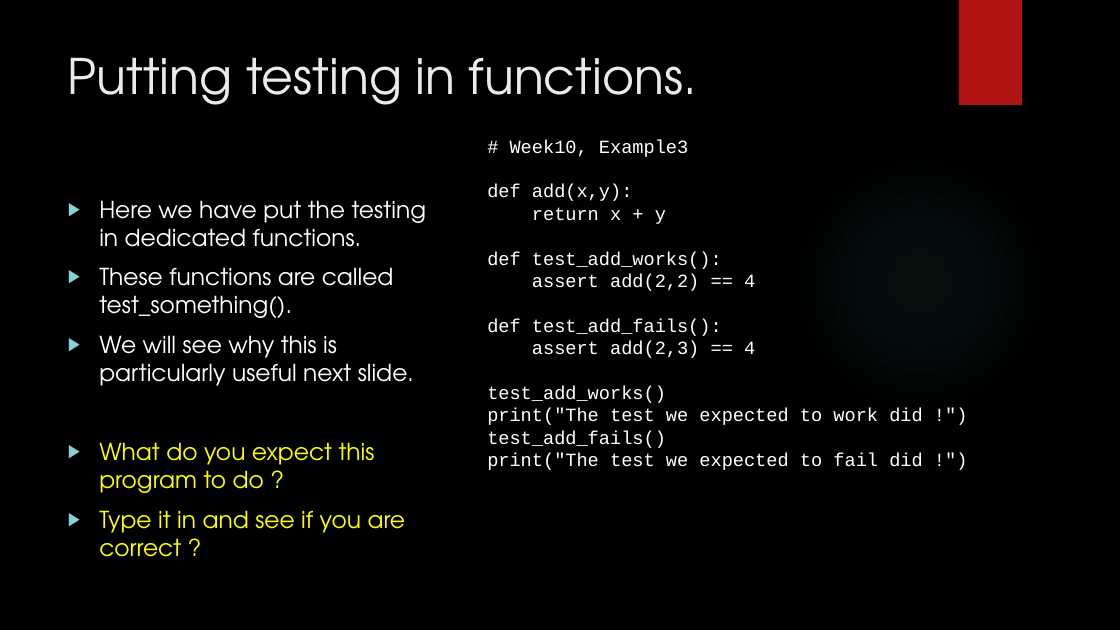
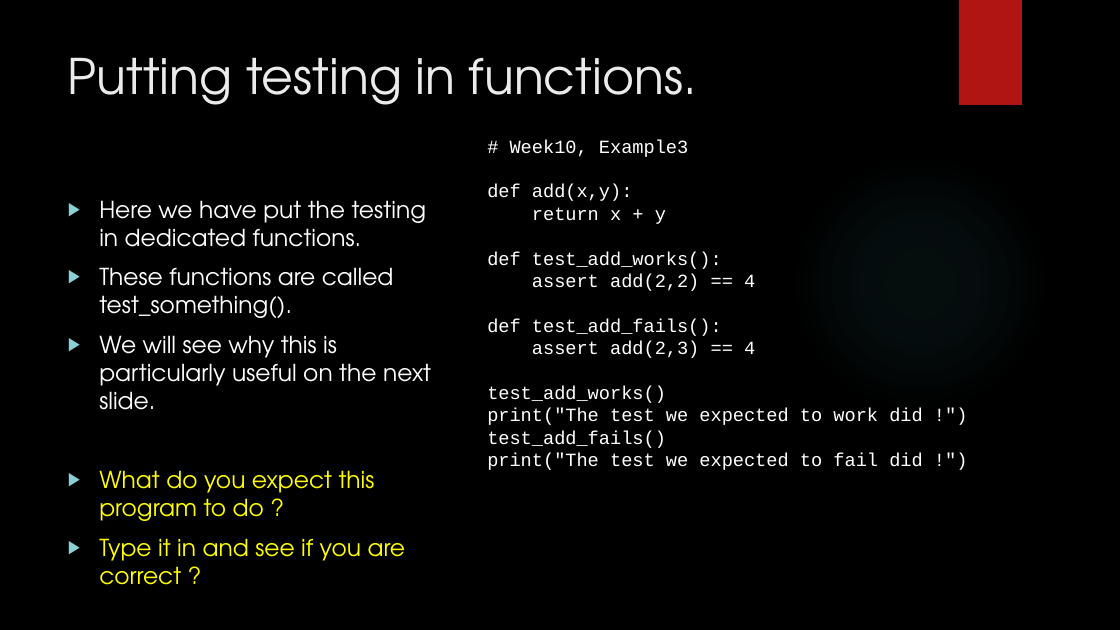
Before and after one commit to davidgroves/DGM_Tutorials, a slide deck: slide 8 of week10/week10.pptx. Drawn at 1120x630 pixels with LibreOffice and Linux fonts; fonts in the diff are those of the drawing; background and template pictures are left out. Boxes give left, top, right and bottom in pixels: in the first picture for what was removed or moved away, otherwise in the second. Text is boxed around its words. In the diff, an @@ line names an element or a change of style, - is before the commit and + after.

Commit message:
corrected typos

```diff
--- a/week10/week10.pptx
+++ b/week10/week10.pptx
@@ text at (99, 335, 431, 410): text changed @@
-▶ We will see why this is particularly useful next slide.
+▶ We will see why this is particularly useful on the next slide.
```
Also in this commit, not shown: 1 other slide changed.
